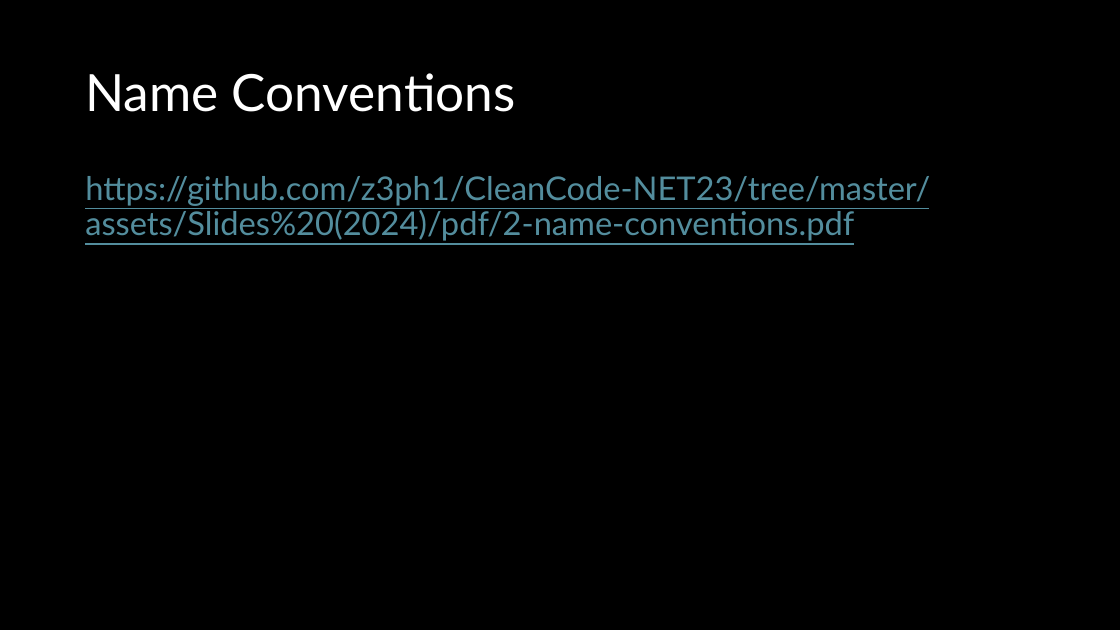
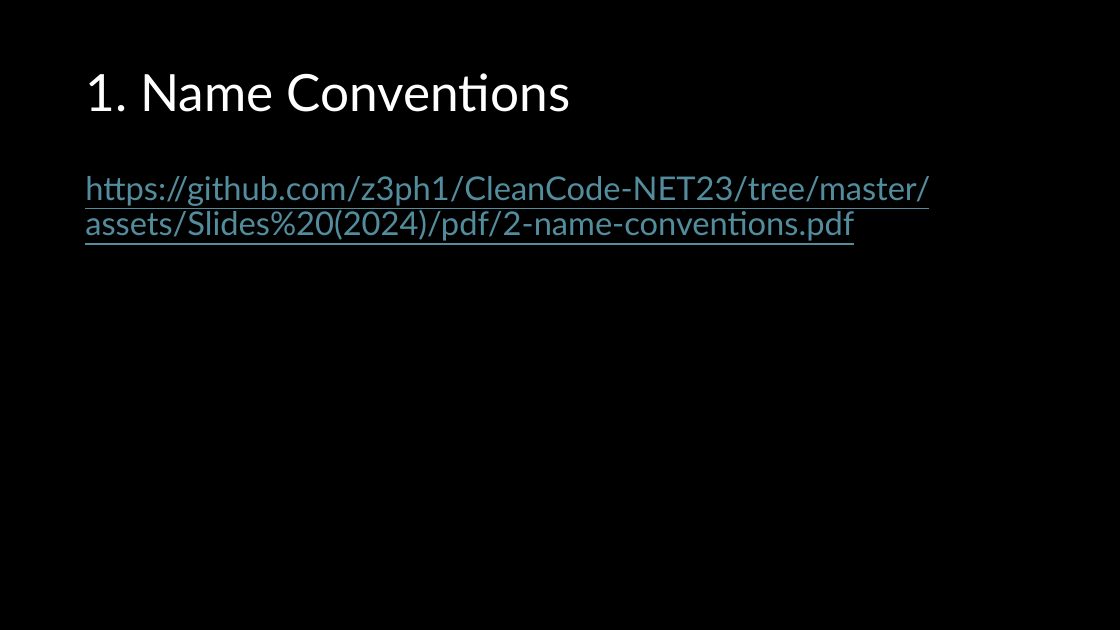
Before and after one commit to z3ph1/CleanCode-NET23, a slide deck: slide 6 of assets/Slides (2024)/pptx/1-clean-code.pptx. Drawn at 1120x630 pixels with LibreOffice and Linux fonts; fonts in the diff are those of the drawing. Boxes give left, top, right and bottom in pixels: in the first picture for what was removed or moved away, otherwise in the second. Text is boxed around its words. In the diff, an @@ line names an element or a change of style, - is before the commit and + after.

```diff
--- a/assets/Slides (2024)/pptx/1-clean-code.pptx
+++ b/assets/Slides (2024)/pptx/1-clean-code.pptx
@@ title at (x1=85, y1=73, x2=571, y2=112): text changed @@
-Name Conventions
+1. Name Conventions
```
Also in this commit, not shown: 6 other slides changed, 2 slides removed, 3 other files.
